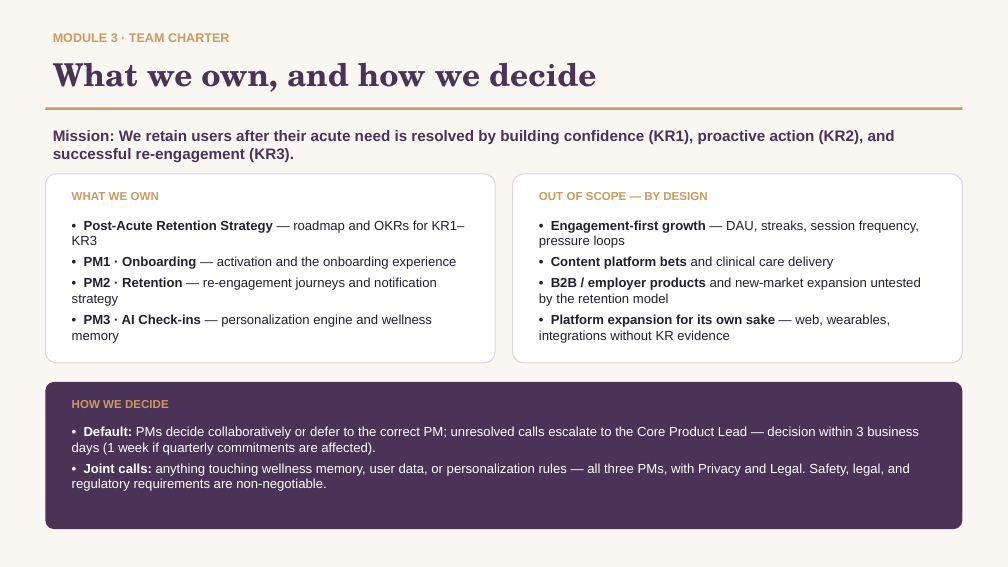
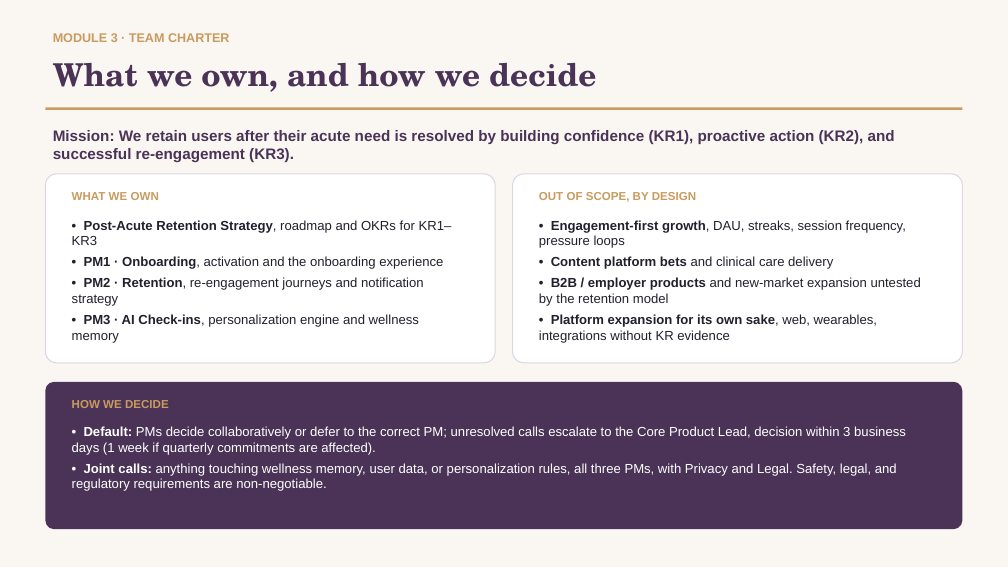
Before and after one commit to aliciachieko/Product-Leadership-Final, a slide deck: slide 4 of 05-insights/Fable-Final-Presentation.pptx. Drawn at 1008x567 pixels with LibreOffice and Linux fonts; fonts in the diff are those of the drawing. Boxes give left, top, right and bottom in pixels: in the first picture for what was removed or moved away, otherwise in the second. Text is boxed around its words. In the diff, an @@ line names an element or a change of style, - is before the commit and + after.

```diff
--- a/05-insights/Fable-Final-Presentation.pptx
+++ b/05-insights/Fable-Final-Presentation.pptx
@@ text at <box>539,192,696,202</box>: text changed @@
-OUT OF SCOPE — BY DESIGN
+OUT OF SCOPE, BY DESIGN
@@ text at <box>72,220,452,343</box>: text changed @@
-• Post-Acute Retention Strategy — roadmap and OKRs for KR1–KR3
-• PM1 · Onboarding — activation and the onboarding experience
-• PM2 · Retention — re-engagement journeys and notification strategy
-• PM3 · AI Check-ins — personalization engine and wellness memory
+• Post-Acute Retention Strategy, roadmap and OKRs for KR1–KR3
+• PM1 · Onboarding, activation and the onboarding experience
+• PM2 · Retention, re-engagement journeys and notification strategy
+• PM3 · AI Check-ins, personalization engine and wellness memory
@@ text at <box>539,220,906,248</box>: text changed @@
-• Engagement-first growth — DAU, streaks, session frequency, pressure loops
+• Engagement-first growth, DAU, streaks, session frequency, pressure loops
@@ text at <box>539,314,877,343</box>: text changed @@
-• Platform expansion for its own sake — web, wearables, integrations without KR evidence
+• Platform expansion for its own sake, web, wearables, integrations without KR evidence
@@ text at <box>72,426,906,491</box>: text changed @@
-• Default: PMs decide collaboratively or defer to the correct PM; unresolved calls escalate to the Core Product Lead — decision within 3 business days (1 week if quarterly commitments are affected).
-• Joint calls: anything touching wellness memory, user data, or personalization rules — all three PMs, with Privacy and Legal. Safety, legal, and regulatory requirements are non-negotiable.
+• Default: PMs decide collaboratively or defer to the correct PM; unresolved calls escalate to the Core Product Lead, decision within 3 business days (1 week if quarterly commitments are affected).
+• Joint calls: anything touching wellness memory, user data, or personalization rules, all three PMs, with Privacy and Legal. Safety, legal, and regulatory requirements are non-negotiable.
```
Also in this commit, not shown: 5 other slides changed.
